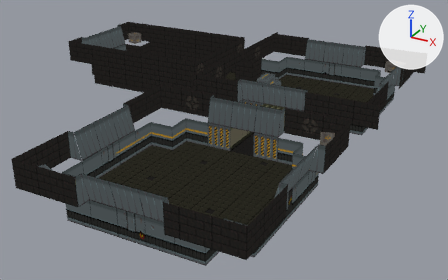
Renders of the Blender file Assets/GLTest/level2.blend from each side of a commit.
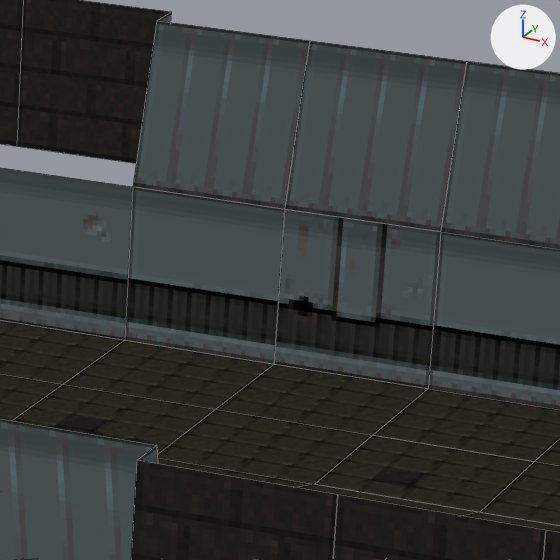
Each version is shown whole from a 50 mm camera at (19.74, -31.7, 20.2) aimed at (-3.74, 10.99, -1.14), then close up on the part from 64% to 80% of the width and 13% to 37% of the height. Arrows for +X, +Y and +Z are at upper right; the lights stay in place. The close-ups show mesh edges as thin lines.
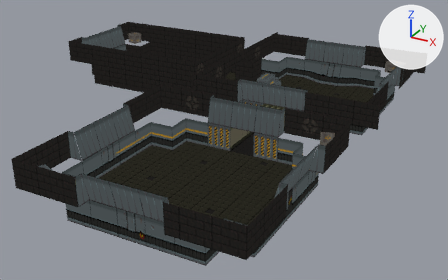
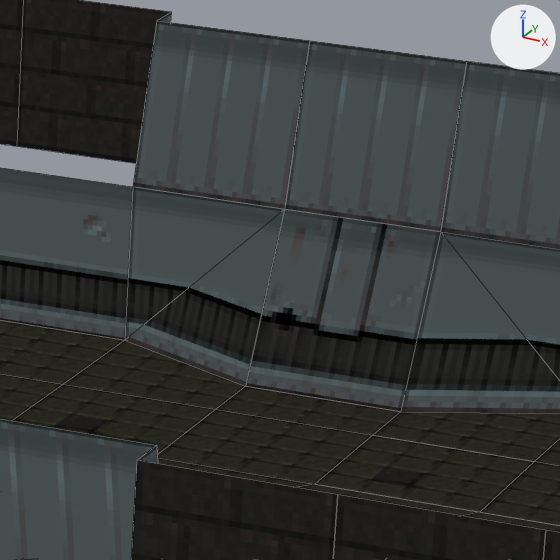
Boxes (x1, y1, x2, y2) around the edits, measured in the close-ups (560 x 560 px):
```json
{"part": 1, "of": "me_plane", "change": "built on", "before": [125, 187, 560, 435], "after": [125, 187, 560, 435]}
```

Edits to the scene script, one JSON object a line:
```json
{"block": "me_plane", "where": "# used by ob_plane; location = (0.0, 0.0, 0.0)"}
{"block": "me_plane", "where": "# verts and faces of me_plane; kept vertices keep their numbers, new ones are numbered from 1380"}
{"block": "me_plane", "where": "# before: 128 (-3.0, 27.0, 2.0) at pixel (132, 186), 129 (-1.0, 27.0, 2.0) at pixel (284, 209), 130 (1.0, 27.0, 2.0) at pixel (440, 231), 131 (3.0, 27.0, 2.0), 221 (1.0, 27.0, 0.0) at pixel (428, 388)"}
{"block": "me_plane", "where": "# before: 699 (-3.0, 27.0, 0.0) at pixel (124, 340), 700 (-1.0, 27.0, 0.0) at pixel (274, 364), 701 (-1.0, 27.0, 0.0) at pixel (274, 364), 702 (-1.0, 27.0, 0.0) at pixel (274, 364), 717 (1.0, 27.0, 0.0) at pixel (428, 388)"}
{"block": "me_plane", "where": "# before: 719 (1.0, 27.0, 0.0) at pixel (428, 388), 722 (3.0, 27.0, 0.0)"}
{"op": "remove", "block": "me_plane", "code": "me_plane.from_pydata(...)  # 1380 vertices, 369 faces; spans x -24.0..9.0, y -8.0..29.0, z 0.0..4.0"}
{"op": "add", "block": "me_plane", "code": "me_plane.from_pydata(...)  # 1380 vertices, 371 faces; spans x -24.0..9.0, y -8.0..29.0, z 0.0..4.0"}
{"block": "me_plane", "change": "me_plane part 1"}
{"op": "add", "block": "me_plane", "code": "delete_faces([(128, 699, 702, 129), (130, 719, 722, 131)])"}
{"op": "add", "block": "me_plane", "code": "for i in [221, 700, 701, 702, 717, 719]: verts[i] += (0.0, -1.0, 0.0)"}
{"op": "add", "block": "me_plane", "code": "faces += [(128, 699, 129), (130, 719, 722), (130, 722, 131), (129, 699, 702)]"}
```
